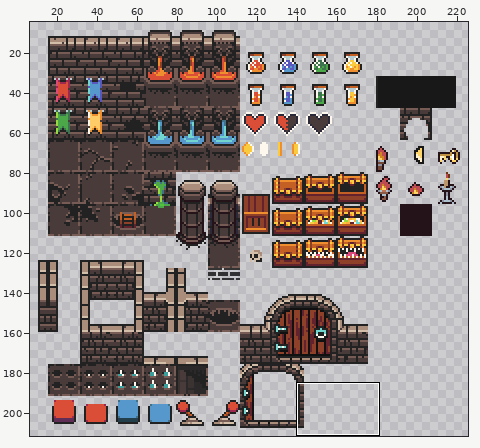
One commit to this sprite sheet: src/assets/map/new_spritesheet.png. Above, an overview of the earlier version with the close-up marked.
Close-up. First the earlier version:
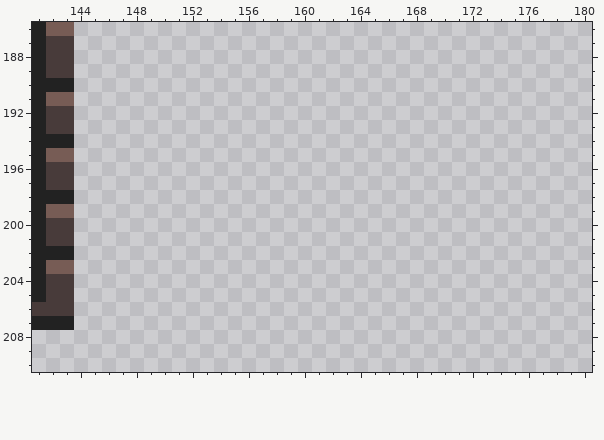
The file is 352x352 pixels. Colours within 5 levels of each other are drawn and written as one. Shown: x 141..180, y 186..210. The wide view leaves out empty margins.
Now the later version:
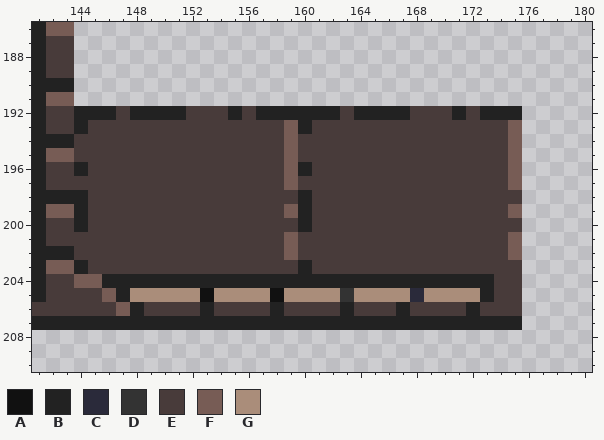
Palette (. is transparent): A #111111  B #222222  C #2a2a3a  D #333333  E #483b3a  F #775c55  G #aa8d7a
Edits made:
y 192: x 144..175 ................................ -> BBBEBBBBEEEBEBBBBBBEBBBBEEEBEBBB
y 193: x 144..175 ................................ -> BEEEEEEEEEEEEEEFBEEEEEEEEEEEEEEF
y 194..195: x 144..175 ................................ -> EEEEEEEEEEEEEEEFEEEEEEEEEEEEEEEF
y 196: x 144..175 ................................ -> BEEEEEEEEEEEEEEFBEEEEEEEEEEEEEEF
y 197: x 144..175 ................................ -> EEEEEEEEEEEEEEEFEEEEEEEEEEEEEEEF
y 198: x 144..175 ................................ -> BEEEEEEEEEEEEEEEBEEEEEEEEEEEEEEE
y 199: x 144..175 ................................ -> BEEEEEEEEEEEEEEFBEEEEEEEEEEEEEEF
y 200: x 144..175 ................................ -> BEEEEEEEEEEEEEEEBEEEEEEEEEEEEEEE
y 201..202: x 144..175 ................................ -> EEEEEEEEEEEEEEEFEEEEEEEEEEEEEEEF
y 203: x 144..175 ................................ -> BEEEEEEEEEEEEEEEBEEEEEEEEEEEEEEE
y 204: x 144..175 ................................ -> FFBBBBBBBBBBBBBBBBBBBBBBBBBBBBEE
y 205: x 144..175 ................................ -> EEFBGGGGGAGGGGAGGGGDGGGGCGGGGBEE
y 206: x 144..175 ................................ -> EEEFBEEEEBEEEEBEEEEBEEEBEEEEBEEE
y 207: x 144..175 ................................ -> BBBBBBBBBBBBBBBBBBBBBBBBBBBBBBBB
